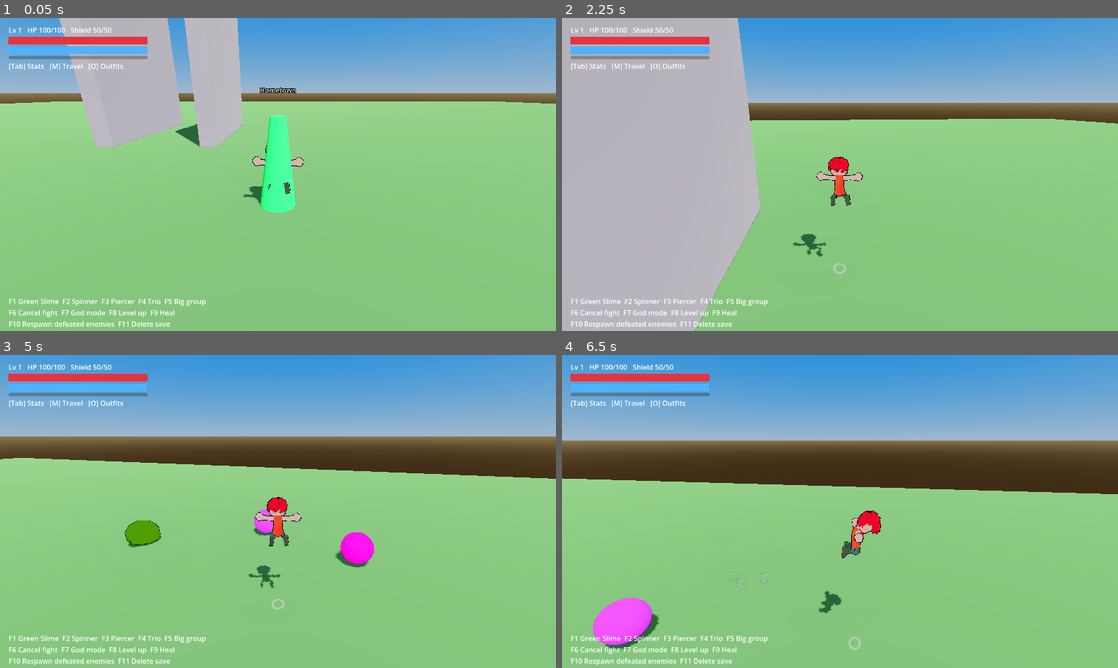
Above: before the commit, frames 1-4 (two rows, left to right).
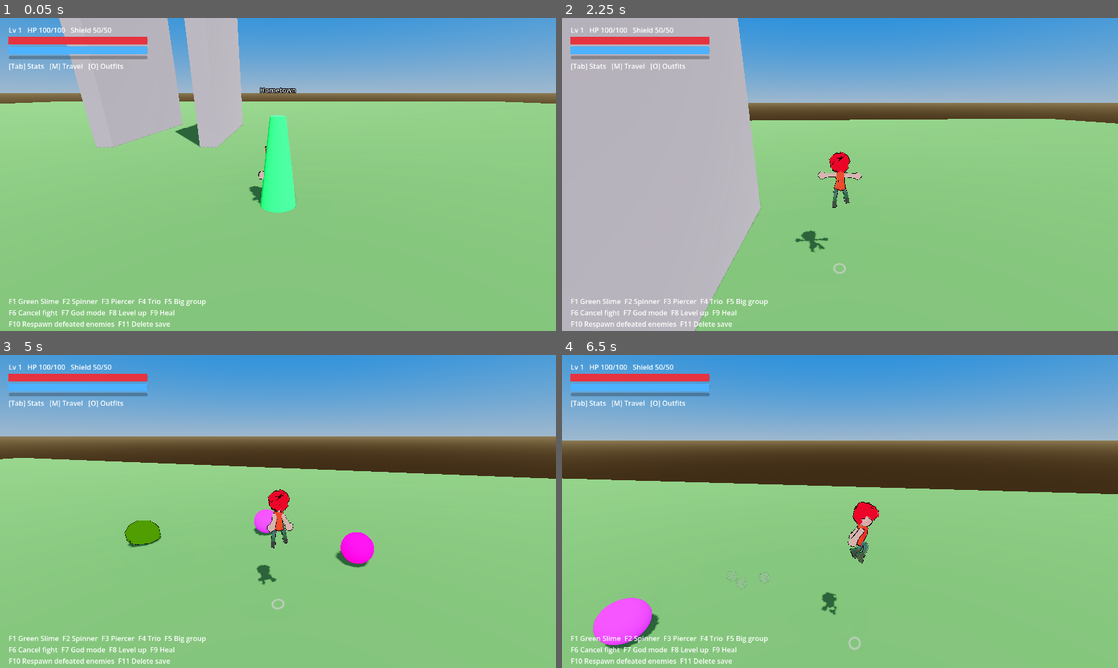
Above: after the commit, the same moments.

Repository: doggoanim/Krits
Game: Godot game, scene res://main.tscn
Two runs of this game, one before a commit and one after it. Both use one fixed random seed, a clock stepped at 60 frames per second and the inputs below.
Inputs (mouse positions are in pixels of both pictures, inside the frame that each line leads up to):
- Up to frame 1 (0.05 s): no input
- Up to frame 2 (2.25 s): tap Enter at 0.5 s; move the mouse to (867, 174) at 0.52 s; hold W (move_forward) from 0.53 s (still down); tap Space (jump) at 0.6, 0.77, 1.07, 1.52, 1.55, 1.82 s; move the mouse to (812, 174) at 1.27 s; tap Ctrl (crouch_pound) at 1.35 s; move the mouse to (851, 168) at 2.02 s; tap E (interact) at 2.1 s
- Up to frame 3 (5 s): keep holding W (move_forward); tap Space (jump) at 2.3, 3.02, 3.05, 3.32, 3.6, 3.77, 4.07, 4.52, 4.55, 4.82 s; move the mouse to (272, 517) at 2.77 s; tap Shift (roll_dive) at 2.85 s; move the mouse to (316, 514) at 3.52 s; move the mouse to (233, 508) at 4.27 s; tap Ctrl (crouch_pound) at 4.35 s
- Up to frame 4 (6.5 s): move the mouse to (845, 511) at 5.02 s; tap E (interact) at 5.1 s; tap Space (jump) at 5.3, 6.02, 6.05, 6.32 s; move the mouse to (817, 505) at 5.77 s; release W (move_forward) at 5.78 s; hold D (move_right) from 5.78 s (still down); tap Shift (roll_dive) at 5.85 s

The runs differ from the first frame. In frame 1, 0.2% of the frame differs, in the area x 43-55%, y 40-59%; in frame 2, 0.5%; in frame 3, 0.6%; in frame 4, 0.8%, in the area x 46-58%, y 46-84%.

Commit message:
Make the falling pose kick in later into the descent
AirState switched to ANIM_FALLING the instant velocity.y went
negative — right at the jump's apex, with barely any downward speed
yet. Added PlayerConfig.fall_pose_velocity (-6.0): the rising pose now
holds until velocity.y actually drops below that, so falling only
shows once the descent is really underway.

Co-Authored-By: Claude Sonnet 5 <noreply@anthropic.com>
Claude-Session: https://claude.ai/code/session_01TYpdm1jACUqsWG6yyTxbgm

Diff:
--- a/player/player_config.gd
+++ b/player/player_config.gd
@@ -41,6 +41,10 @@
 @export var air_steer_rate := 2.2          ## rad/s steering while carrying extra momentum
 @export var momentum_drag := 1.5           ## speed lost per second above air_speed
 @export var jump_velocity := 12.0          ## fixed height every jump — no variable height from holding
+@export var fall_pose_velocity := -6.0     ## AirState only switches to the falling pose once velocity.y
+                                            ## drops below this, not simply the instant it goes negative
+                                            ## at the jump's apex — holds the rising pose a bit into the
+                                            ## descent so falling doesn't flip in too early/abruptly
 @export var coyote_time := 0.1
 @export var jump_buffer := 0.12
 @export var min_air_time_for_land_squash := 0.12   ## skip the landing squash for brief floor-contact
--- a/player/states/air_state.gd
+++ b/player/states/air_state.gd
@@ -28,7 +28,7 @@
 	p.apply_gravity(delta)
 	# A wall-bounce collision pose protects itself via play_hold — this call
 	# is simply ignored for the moment and takes back over once it expires.
-	p.visual.play(p.visual.jump_start_anim() if p.velocity.y > 0.0 else PlayerVisual.ANIM_FALLING)
+	p.visual.play(p.visual.jump_start_anim() if p.velocity.y > c.fall_pose_velocity else PlayerVisual.ANIM_FALLING)
 	p.move_and_slide()
 	if p.is_on_floor():
 		machine.transition_to(&"Ground")
